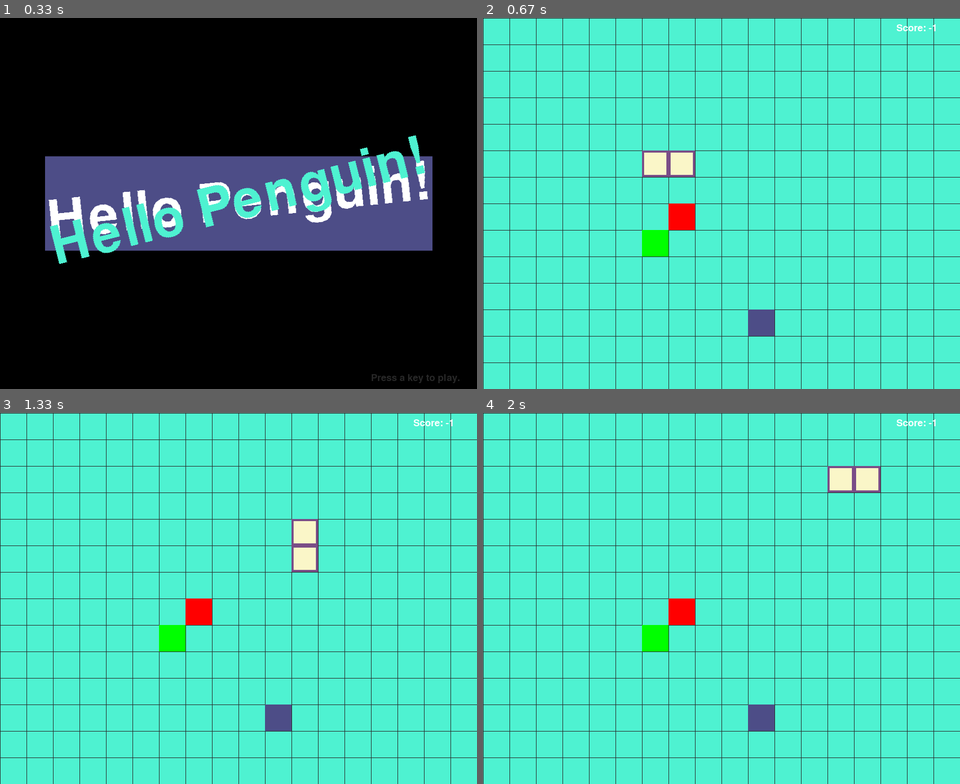
Above: before the commit, frames 1-4 (two rows, left to right).
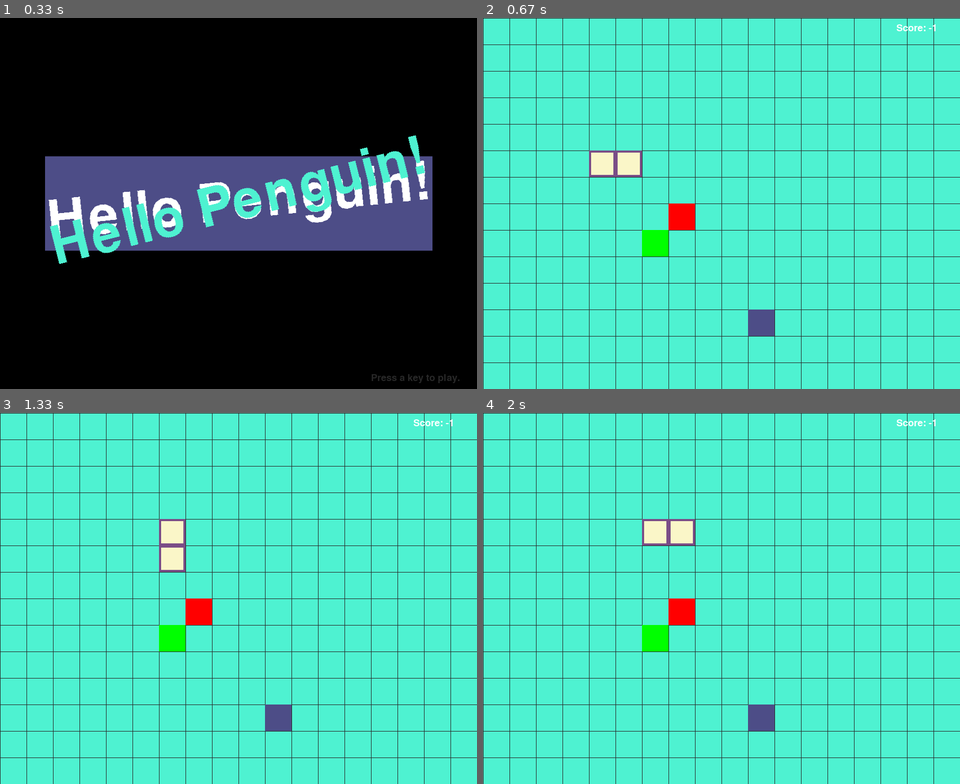
Above: after the commit, the same moments.

Repository: cokebaros/hackaton-penguin-game
Game: pygame game, started from hello_penguin.py
Two runs of this game, one before a commit and one after it. Both use one fixed random seed, a clock stepped at 60 frames per second and the inputs below.
Inputs:
- Up to frame 1 (0.33 s): no input
- Up to frame 2 (0.67 s): tap Enter at 0.33 s
- Up to frame 3 (1.33 s): hold Right 0.67-1.13 s; hold Up from 1.17 s (still down)
- Up to frame 4 (2 s): release Up at 1.48 s; hold Right 1.52-1.98 s

Frame 1 is identical in both runs. In frame 2, 1.6% of the frame differs, in the area x 22-45%, y 35-43%; in frame 3, 1.6%; in frame 4, 1.6%.

Commit message:
Control de movimiento implementado

Diff:
--- a/hello_penguin.py
+++ b/hello_penguin.py
@@ -1,7 +1,3 @@
-# Wormy (a Nibbles clone)
-# By Al Sweigart al@inventwithpython.com
-# http://inventwithpython.com/pygame
-# Creative Commons BY-NC-SA 3.0 US
 
 import random, pygame, sys
 import tkinter
@@ -80,7 +76,7 @@
                   #{'x': startx - 2, 'y': starty}
                   ]
 
-    direction = RIGHT
+    direction = None
 
 
     # Start the apple in a random place.
@@ -99,21 +95,33 @@
 
             elif event.type == KEYDOWN:
 
-                if (event.key == K_LEFT or event.key == K_a) and direction != RIGHT:
-
-                    direction = LEFT
-
-                elif (event.key == K_RIGHT or event.key == K_d) and direction != LEFT:
-
-                    direction = RIGHT
-
-                elif (event.key == K_UP or event.key == K_w) and direction != DOWN:
-
-                    direction = UP
-
-                elif (event.key == K_DOWN or event.key == K_s) and direction != UP:
-
-                    direction = DOWN
+                if (event.key == K_LEFT) and direction != RIGHT:
+
+                    #direction = LEFT
+                    newHead = {'x': wormCoords[HEAD]['x'] - 1, 'y': wormCoords[HEAD]['y']}
+                    wormCoords.insert(0, newHead)
+                    wormCoords.pop()
+
+                elif (event.key == K_RIGHT) and direction != LEFT:
+
+                    #direction = RIGHT
+                    newHead = {'x': wormCoords[HEAD]['x'] + 1, 'y': wormCoords[HEAD]['y']}
+                    wormCoords.insert(0, newHead)
+                    wormCoords.pop()
+
+                elif (event.key == K_UP) and direction != DOWN:
+
+                    #direction = UP
+                    newHead = {'x': wormCoords[HEAD]['x'], 'y': wormCoords[HEAD]['y'] - 1}
+                    wormCoords.insert(0, newHead)
+                    wormCoords.pop()
+
+                elif (event.key == K_DOWN) and direction != UP:
+
+                    #direction = DOWN
+                    newHead = {'x': wormCoords[HEAD]['x'], 'y': wormCoords[HEAD]['y'] + 1}
+                    wormCoords.insert(0, newHead)
+                    wormCoords.pop()
 
                 elif event.key == K_ESCAPE:
 
@@ -149,34 +157,34 @@
 
             apple3 = getRandomLocation() # set a new apple somewhere
 
-        else:
-
-            del wormCoords[-1] # remove worm's tail segment
+        # else:
+
+        #     del wormCoords[-1] # remove worm's tail segment
 
 
         # move the worm by adding a segment in the direction it is moving
 
-        if direction == UP:
-
-            newHead = {'x': wormCoords[HEAD]['x'], 'y': wormCoords[HEAD]['y'] - 1}
-            # time.sleep(3)
-
-        elif direction == DOWN:
-
-            newHead = {'x': wormCoords[HEAD]['x'], 'y': wormCoords[HEAD]['y'] + 1}
-
-        elif direction == LEFT:
-
-            newHead = {'x': wormCoords[HEAD]['x'] - 1, 'y': wormCoords[HEAD]['y']}
-
-        elif direction == RIGHT:
-
-            newHead = {'x': wormCoords[HEAD]['x'] + 1, 'y': wormCoords[HEAD]['y']}
-
-        elif direction == None:
-            newHead = newHead
-
-        wormCoords.insert(0, newHead)
+        # if direction == UP:
+
+        #     newHead = {'x': wormCoords[HEAD]['x'], 'y': wormCoords[HEAD]['y'] - 1}
+        #     # time.sleep(3)
+
+        # elif direction == DOWN:
+
+        #     newHead = {'x': wormCoords[HEAD]['x'], 'y': wormCoords[HEAD]['y'] + 1}
+
+        # elif direction == LEFT:
+
+        #     newHead = {'x': wormCoords[HEAD]['x'] - 1, 'y': wormCoords[HEAD]['y']}
+
+        # elif direction == RIGHT:
+
+        #     newHead = {'x': wormCoords[HEAD]['x'] + 1, 'y': wormCoords[HEAD]['y']}
+
+        # elif direction == None:
+        #     newHead = newHead
+
+        # wormCoords.insert(0, newHead)
 
         DISPLAYSURF.fill(CELESTE)
 
@@ -238,15 +246,6 @@
 
     titleSurf2 = titleFont.render('Hello Penguin!', True, CELESTE)
 
-    '''from PIL import Image
-    im = Image.open('penguin.jpeg')
-    im.show()'''
-
-    '''pinguinito = tkinter.PhotoImage(file="penguin1.jpeg")
-    lbl_pinguinito = tkinter.Label(pingui, image = img)
-    lbl_pinguinito.pack()'''
-
-
     degrees1 = 0
 
     degrees2 = 0
@@ -306,45 +305,6 @@
 
 
 
-# def showGameOverScreen():
-
-    # gameOverFont = pygame.font.Font('freesansbold.ttf', 150)
-
-    # gameSurf = gameOverFont.render('Game', True, WHITE)
-
-    # overSurf = gameOverFont.render('Over', True, WHITE)
-
-    # gameRect = gameSurf.get_rect()
-
-    # overRect = overSurf.get_rect()
-
-    # gameRect.midtop = (WINDOWWIDTH / 2, 10)
-
-    # overRect.midtop = (WINDOWWIDTH / 2, gameRect.height + 10 + 25)
-
-
-    # DISPLAYSURF.blit(gameSurf, gameRect)
-
-    # DISPLAYSURF.blit(overSurf, overRect)
-
-    # drawPressKeyMsg()
-
-    # pygame.display.update()
-
-    # pygame.time.wait(500)
-
-    # checkForKeyPress() # clear out any key presses in the event queue
-
-
-    # while True:
-
-    #     if checkForKeyPress():
-
-    #         pygame.event.get() # clear event queue
-
-    #         return
-
-
 def drawScore(score):
 
     scoreSurf = BASICFONT.render('Score: %s' % (score), True, WHITE)
